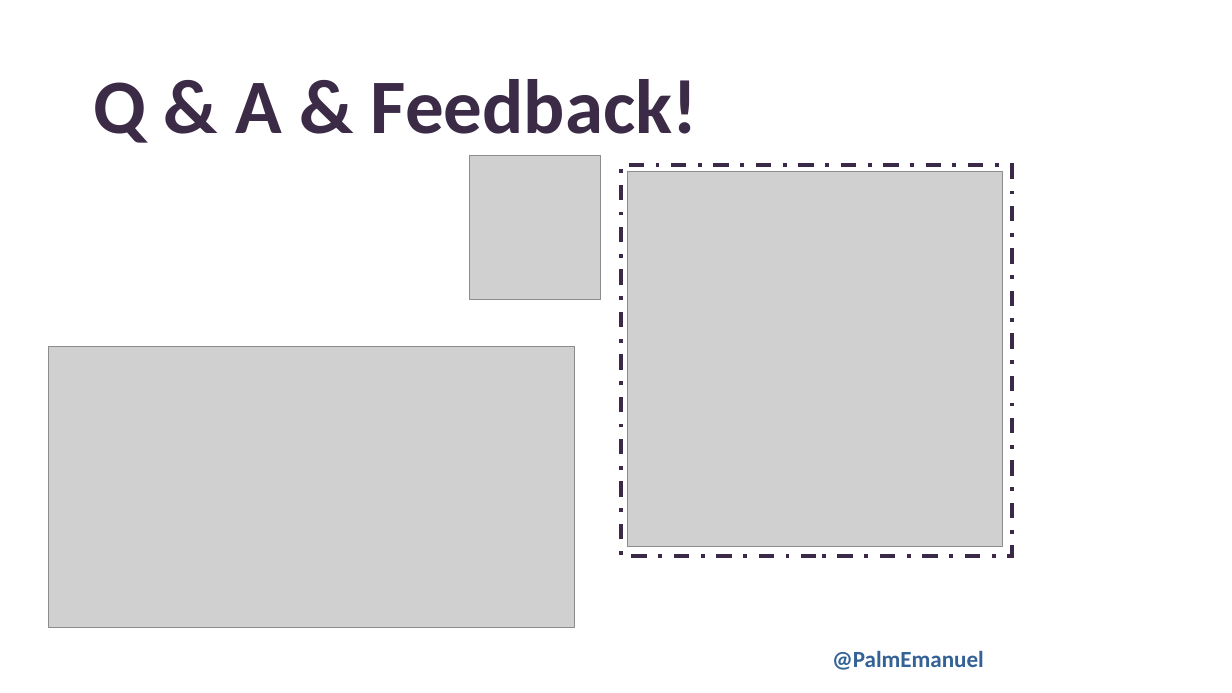
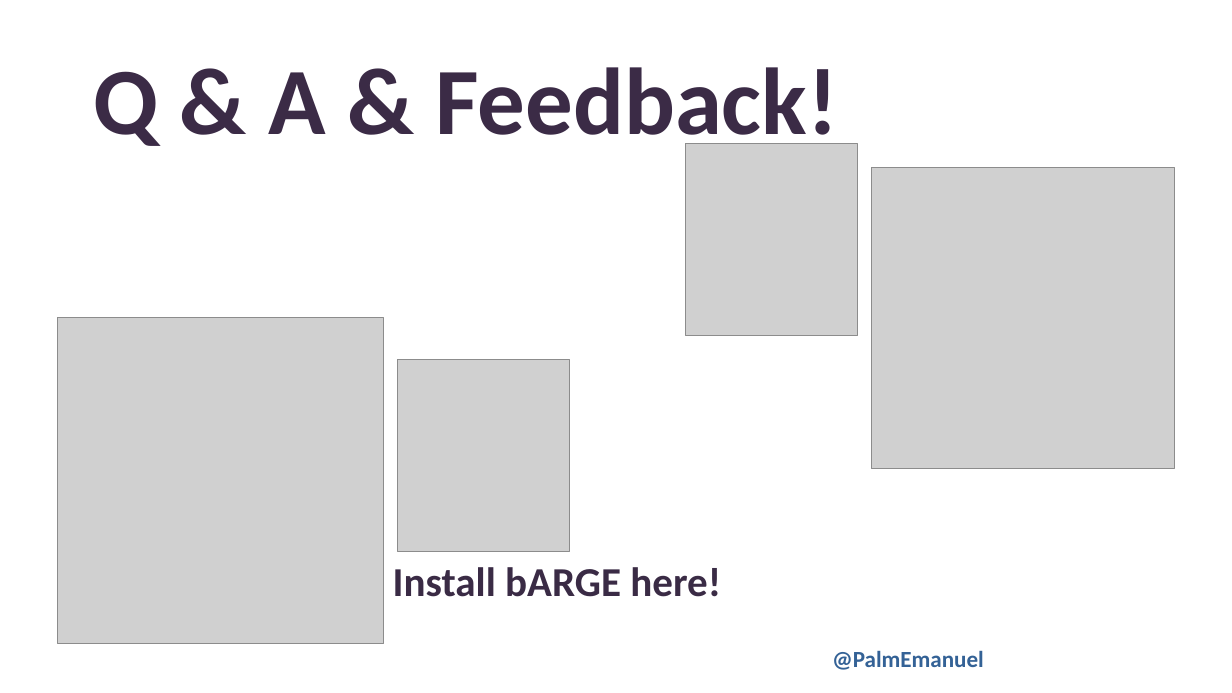
Before and after one commit to PalmEmanuel/PSConfEU, a slide deck: slide 33 of 2026/AzureResourceGraph/PSCONFEU26_EmanuelPalm_ChartingTheCloudySeaWithARG.pptx (slide 34 before the commit). Drawn at 1232x693 pixels with LibreOffice and Linux fonts; fonts in the diff are those of the drawing; grey boxes stand for pictures; background and template pictures are left out. Boxes give left, top, right and bottom in pixels: in the first picture for what was removed or moved away, otherwise in the second. Text is boxed around its words. In the diff, an @@ line names an element or a change of style, - is before the commit and + after.

```diff
--- a/2026/AzureResourceGraph/PSCONFEU26_EmanuelPalm_ChartingTheCloudySeaWithARG.pptx
+++ b/2026/AzureResourceGraph/PSCONFEU26_EmanuelPalm_ChartingTheCloudySeaWithARG.pptx
@@ text "Q & A & Feedback!" at (x1=93, y1=67, x2=837, y2=157): size 60 to 74 pt; line spacing 0.9 to 0.7 @@
@@ picture added at (x1=686, y1=144, x2=859, y2=335) @@
@@ picture removed at (x1=470, y1=155, x2=601, y2=300) @@
@@ rectangle removed at (x1=621, y1=165, x2=1012, y2=556) @@
@@ picture resized from (x1=628, y1=172, x2=1002, y2=546) to (x1=872, y1=167, x2=1175, y2=470) @@
@@ picture resized from (x1=49, y1=347, x2=575, y2=628) to (x1=58, y1=318, x2=384, y2=644) @@
@@ picture added at (x1=397, y1=360, x2=570, y2=551) @@
@@ text added at (x1=393, y1=567, x2=721, y2=597), 32 pt, text #3A2B45, bold @@
+Install bARGE here!
```
Also in this commit, not shown: 7 other slides changed, 1 slide removed.
